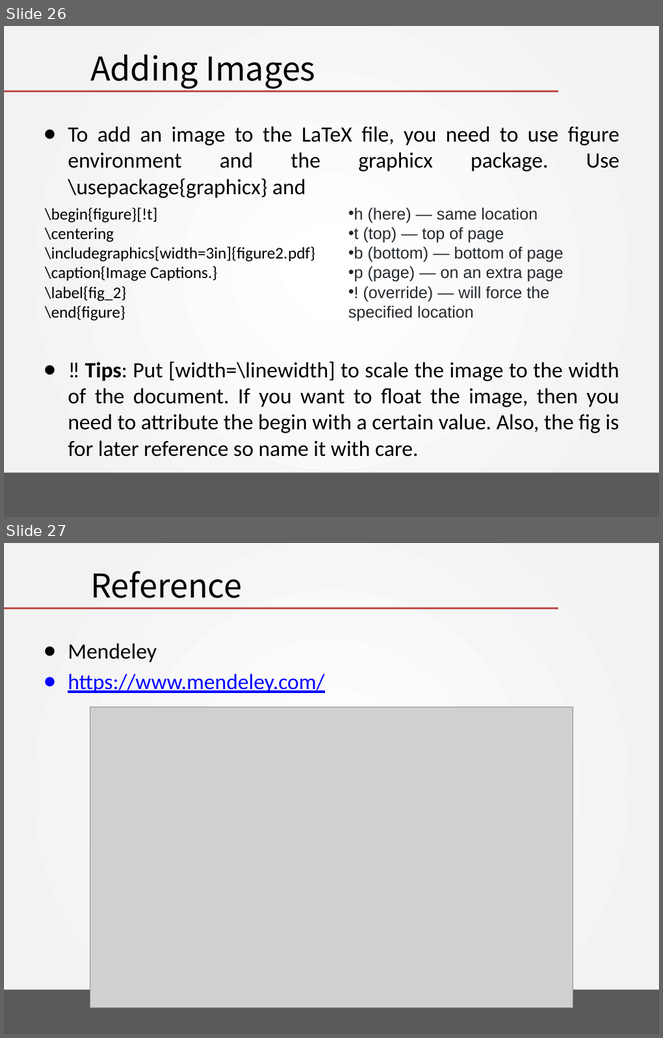
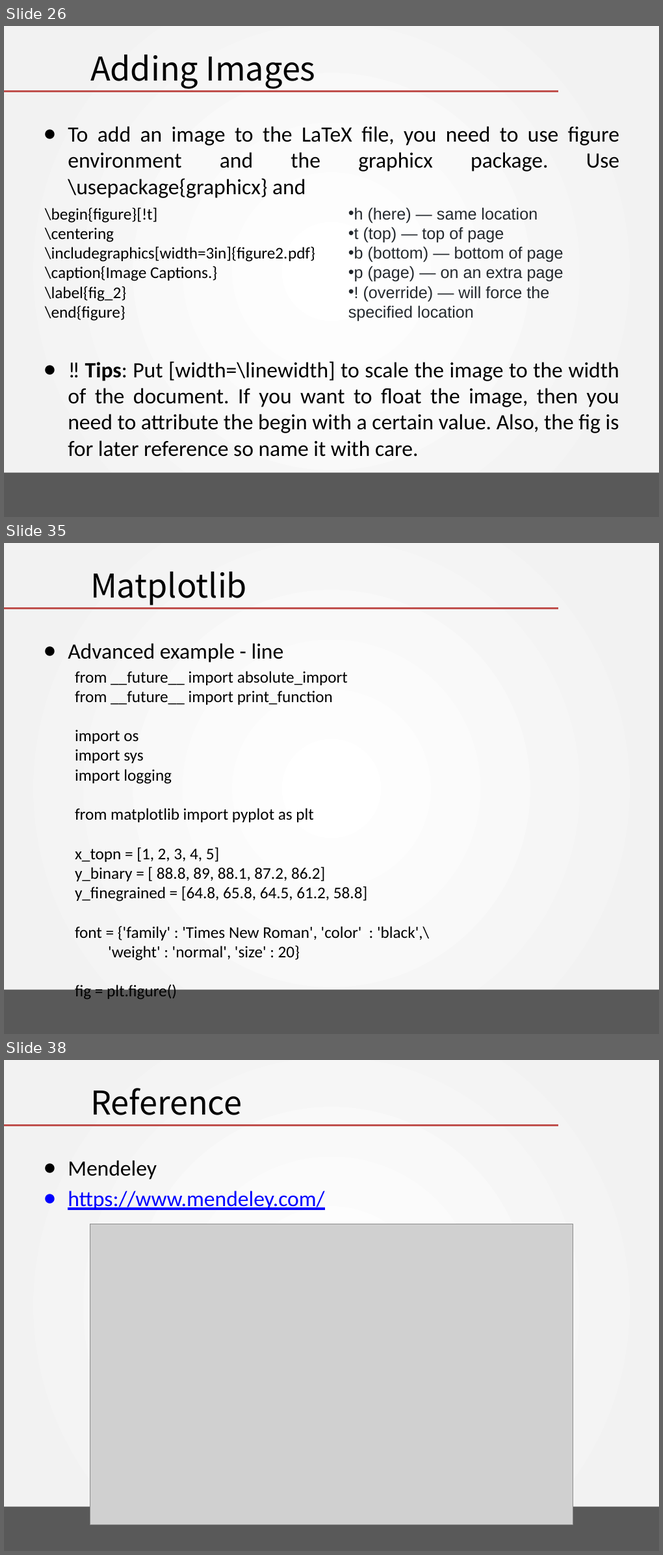
Before and after one commit to RainMan1860/Artificial_Intelligence_2019, a slide deck: chapter 07 - Latex Programming/Begin Latex in minute.pptx. Shown one above the other, each under a label of ours: slides 26 and 27 before the commit, slides 26, 35 and 38 after it; the slides between them are not shown. The pictures are 663x1038 and 663x1555 pixels, drawn with LibreOffice and Linux fonts; fonts in the diff are those of the drawing; grey boxes stand for pictures; background and template pictures are left out. Boxes give left, top, right and bottom in pixels: in the first picture for what was removed or moved away, otherwise in the second. Text is boxed around its words. In the diff, an @@ line names an element or a change of style, - is before the commit and + after.

```diff
--- a/chapter 07 - Latex Programming/Begin Latex in minute.pptx
+++ b/chapter 07 - Latex Programming/Begin Latex in minute.pptx
@@ slide 35 added at (4,543,659,1034), background gradient #FFFFFF to #F2F2F2; not listed: 2 template elements that a slide beside it also shows @@
@@ title added at (90,572,247,605), 36 pt, text #000000 @@
+Matplotlib
@@ text added at (68,643,284,663), 24 pt, text #000000 @@
+● Advanced example - line
@@ text added at (75,671,429,999), 18 pt, text #000000 @@
+from __future__ import absolute_import
+from __future__ import print_function
+import os
+import sys
+import logging
+from matplotlib import pyplot as plt
+x_topn = [1, 2, 3, 4, 5]
+y_binary = [ 88.8, 89, 88.1, 87.2, 86.2]
+y_finegrained = [64.8, 65.8, 64.5, 61.2, 58.8]
+font = {'family' : 'Times New Roman', 'color' : 'black',\
+'weight' : 'normal', 'size' : 20}
+fig = plt.figure()
@@ what was slide 27 is now slide 38 @@
```
Also in this commit, not shown: 14 other slides added.
